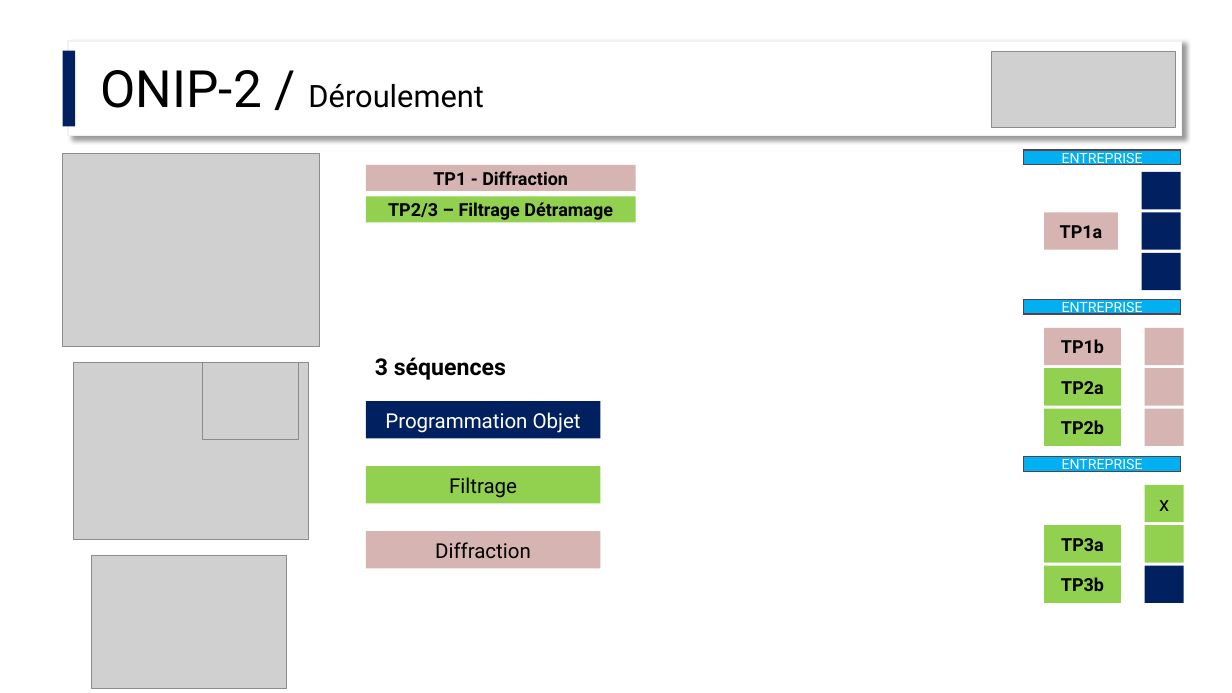
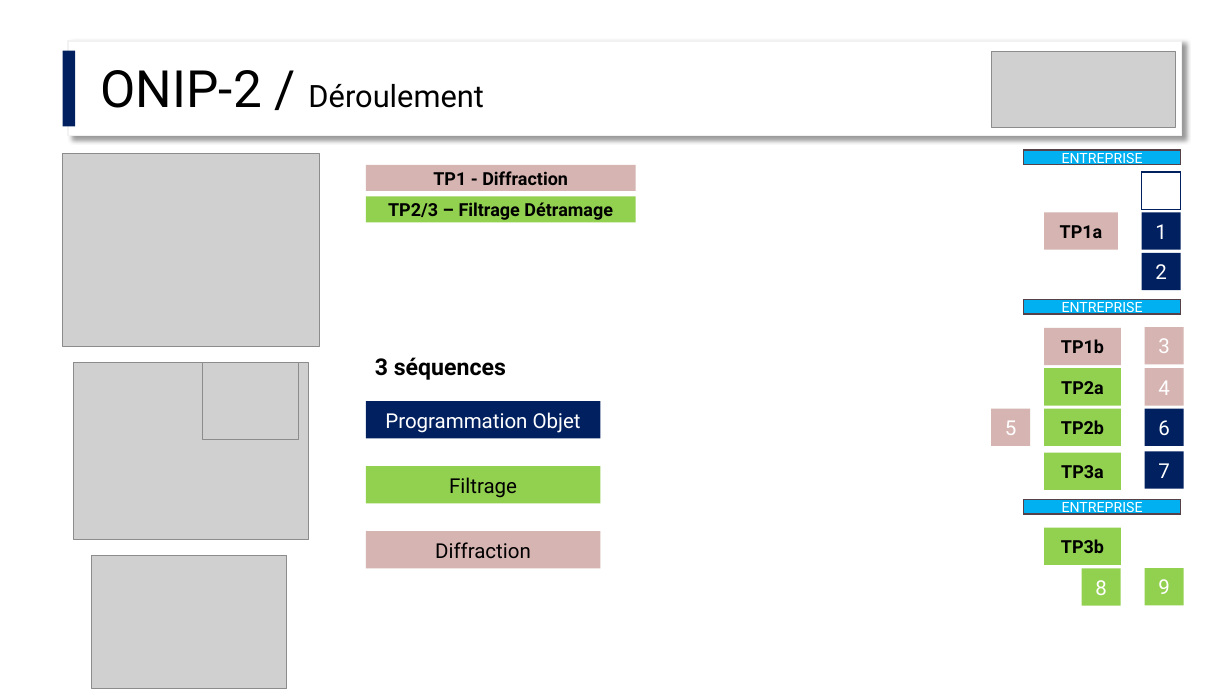
Before and after one commit to IOGS-Digital-Methods/semester-6, a slide deck: slide 2 of ONIP-FISA/Detramage/ONIP-2_Detramage.pptx. Drawn at 1232x693 pixels with LibreOffice and Linux fonts; fonts in the diff are those of the drawing; grey boxes stand for pictures. Boxes give left, top, right and bottom in pixels: in the first picture for what was removed or moved away, otherwise in the second. Text is boxed around its words. In the diff, an @@ line names an element or a change of style, - is before the commit and + after.

```diff
--- a/ONIP-FISA/Detramage/ONIP-2_Detramage.pptx
+++ b/ONIP-FISA/Detramage/ONIP-2_Detramage.pptx
@@ rectangle at (1142, 172, 1181, 209): fill #002060 to #FFFFFF; outline none to #002060 1 pt @@
@@ text in rectangle at (1155, 224, 1167, 239): text added @@
+1
@@ text in rectangle at (1155, 264, 1167, 279): text added @@
+2
@@ text in rectangle at (1158, 338, 1170, 353): text added @@
+3
@@ text in rectangle at (1158, 380, 1170, 395): text added @@
+4
@@ rectangle added at (992, 409, 1031, 445), fill #D6B4B2, 16 pt, text #FFFFFF @@
+5
@@ rectangle "6" at (1145, 409, 1184, 445): fill #D6B4B2 to #002060 @@
@@ text in rectangle at (1158, 420, 1170, 436): text added @@
+6
@@ rectangle "TP3a": place and size @@
-rectangle "TP3a" at (1044, 525, 1121, 562)
+rectangle "TP3a" at (1044, 453, 1121, 490)
@@ rectangle added at (1145, 452, 1184, 489), fill #002060, 16 pt, text #FFFFFF @@
+7
@@ rectangle "ENTREPRISE": place and size @@
-rectangle "ENTREPRISE" at (1024, 457, 1181, 471)
+rectangle "ENTREPRISE" at (1024, 499, 1181, 514)
@@ rectangle removed at (1145, 485, 1184, 522) @@
-x
@@ rectangle "TP3b": place and size @@
-rectangle "TP3b" at (1044, 566, 1121, 603)
+rectangle "TP3b" at (1044, 528, 1121, 565)
@@ rectangle removed at (1145, 525, 1184, 562) @@
@@ rectangle added at (1081, 568, 1120, 605), fill #92D050, 16 pt, text #FFFFFF @@
+8
@@ rectangle removed at (1145, 566, 1184, 603) @@
@@ rectangle added at (1145, 568, 1184, 605), fill #92D050, 16 pt, text #FFFFFF @@
+9
```
Also in this commit, not shown: 1 other slide changed, 1 other file.
